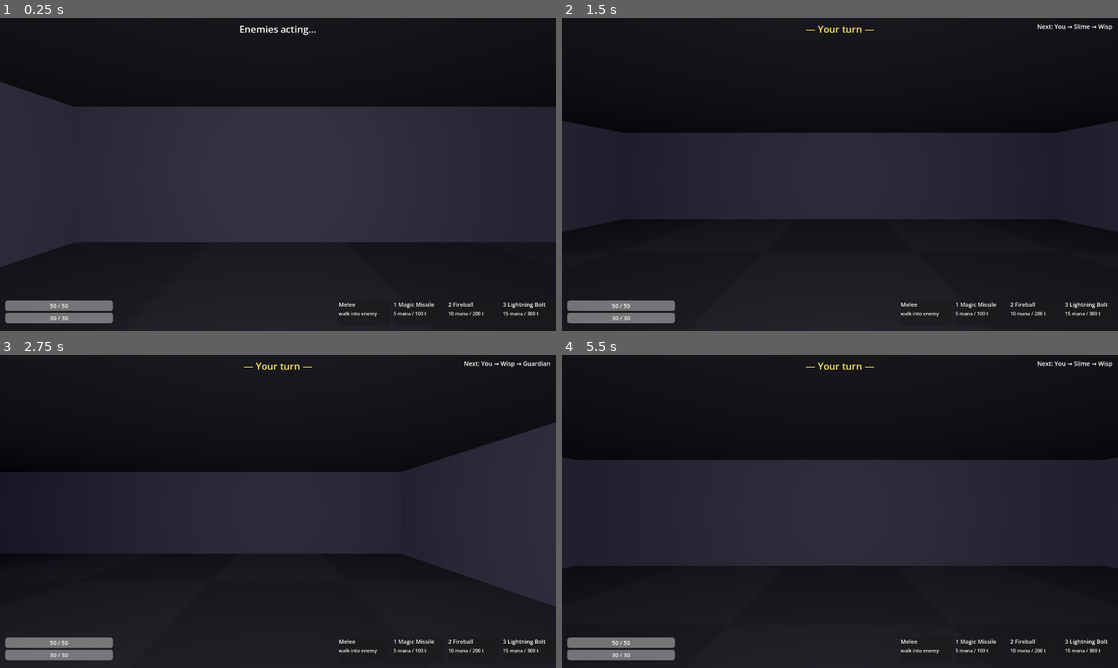
Above: before the commit, frames 1-4 (two rows, left to right).
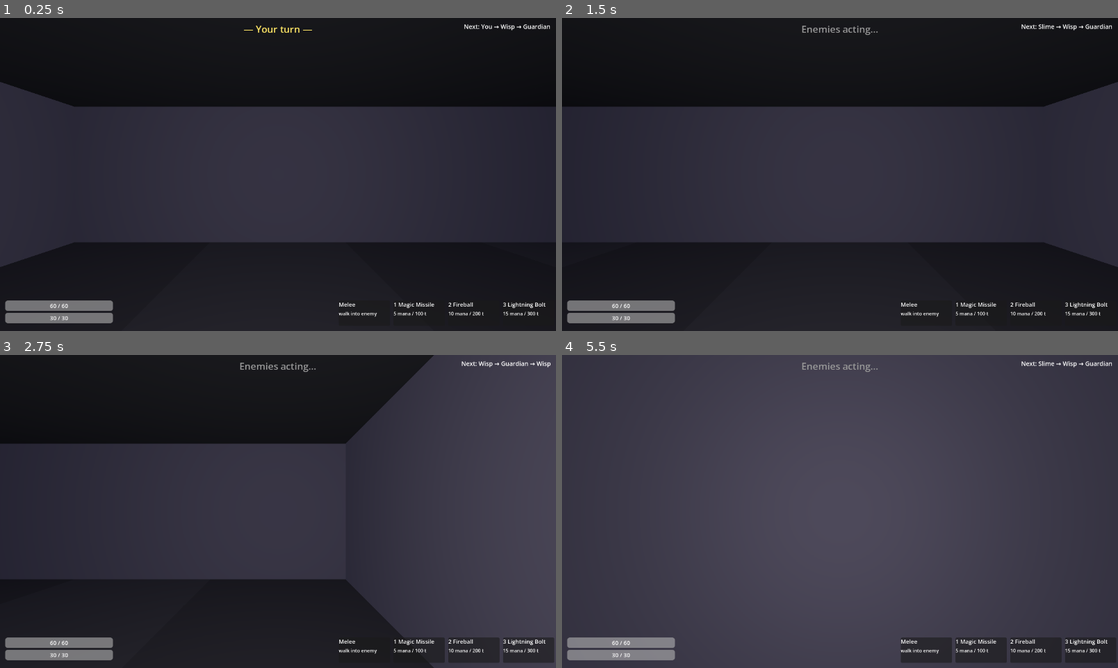
Above: after the commit, the same moments.

Repository: derekhsu/WizardTutorial
Game: Godot game, scene res://scenes/main.tscn
Same seed, same stepped clock (60 frames per second), same inputs: the game is played once before the commit and once after it.
Inputs (mouse positions are in pixels of both pictures, inside the frame that each line leads up to):
- Up to frame 1 (0.25 s): no input
- Up to frame 2 (1.5 s): tap Enter at 0.5 s; move the mouse to (962, 158) at 0.52 s; hold D (strafe_right) 0.53-1.28 s; hold 1 (spell_1) 0.53-1.28 s; click (962, 158) at 0.67 s; move the mouse to (728, 190) at 1.27 s; hold S (move_back) from 1.28 s (still down); tap 2 (spell_2) at 1.35 s
- Up to frame 3 (2.75 s): tap Space (wait) at 2 s; move the mouse to (333, 442) at 2.02 s; release S (move_back) at 2.03 s; hold D (strafe_right) from 2.03 s (still down); hold 3 (spell_3) from 2.03 s (still down)
- Up to frame 4 (5.5 s): move the mouse to (812, 574) at 2.77 s; release D (strafe_right) at 2.78 s; release 3 (spell_3) at 2.78 s; hold W (move_forward) 2.78-3.53 s; tap Space (wait) at 2.85 s; click (812, 574) at 2.92 s; move the mouse to (1006, 558) at 3.52 s; hold A (strafe_left) 3.53-5.03 s; tap R at 3.6 s; tap Enter at 4.25 s; move the mouse to (673, 464) at 4.27 s; tap 1 (spell_1) at 4.35 s; move the mouse to (867, 511) at 5.02 s; hold S (move_back) from 5.03 s (still down); hold 2 (spell_2) from 5.03 s (still down); click (867, 511) at 5.17 s

The runs differ from the first frame. In frame 1, 0.3% of the frame differs, in the area x 9-99%, y 2-93%; in frame 2, 16%; in frame 3, 27%; in frame 4, 85%, in the area x 0-100%, y 0-100%.

Commit message:
Retune: guardian slow/heavy (80spd/12atk), wisp weaker (2atk), player 60hp

Diff:
--- a/scripts/dungeon_data.gd
+++ b/scripts/dungeon_data.gd
@@ -11,8 +11,8 @@
 ## Enemy spawn table: ascii char -> stats.
 const ENEMY_TYPES := {
 	"s": {"name": "Slime", "speed": 50, "hp": 40, "attack": 4, "color": Color(0.3, 0.8, 0.3)},
-	"w": {"name": "Wisp", "speed": 200, "hp": 15, "attack": 3, "color": Color(0.4, 0.7, 1.0)},
-	"G": {"name": "Guardian", "speed": 150, "hp": 80, "attack": 8, "color": Color(0.9, 0.2, 0.2)},
+	"w": {"name": "Wisp", "speed": 200, "hp": 15, "attack": 2, "color": Color(0.4, 0.7, 1.0)},
+	"G": {"name": "Guardian", "speed": 80, "hp": 80, "attack": 12, "color": Color(0.9, 0.2, 0.2)},
 }
 
 @export_multiline var ascii_map := ""
--- a/scripts/player.gd
+++ b/scripts/player.gd
@@ -25,8 +25,8 @@
 var input_enabled := false  # TurnManager grants input on the player's turn
 var speed := 100
 var energy := 0
-var hp := 50
-var max_hp := 50
+var hp := 60
+var max_hp := 60
 var mana := 30
 var max_mana := 30
 var attack_power := 10
Not shown, changed: SPEC.md
